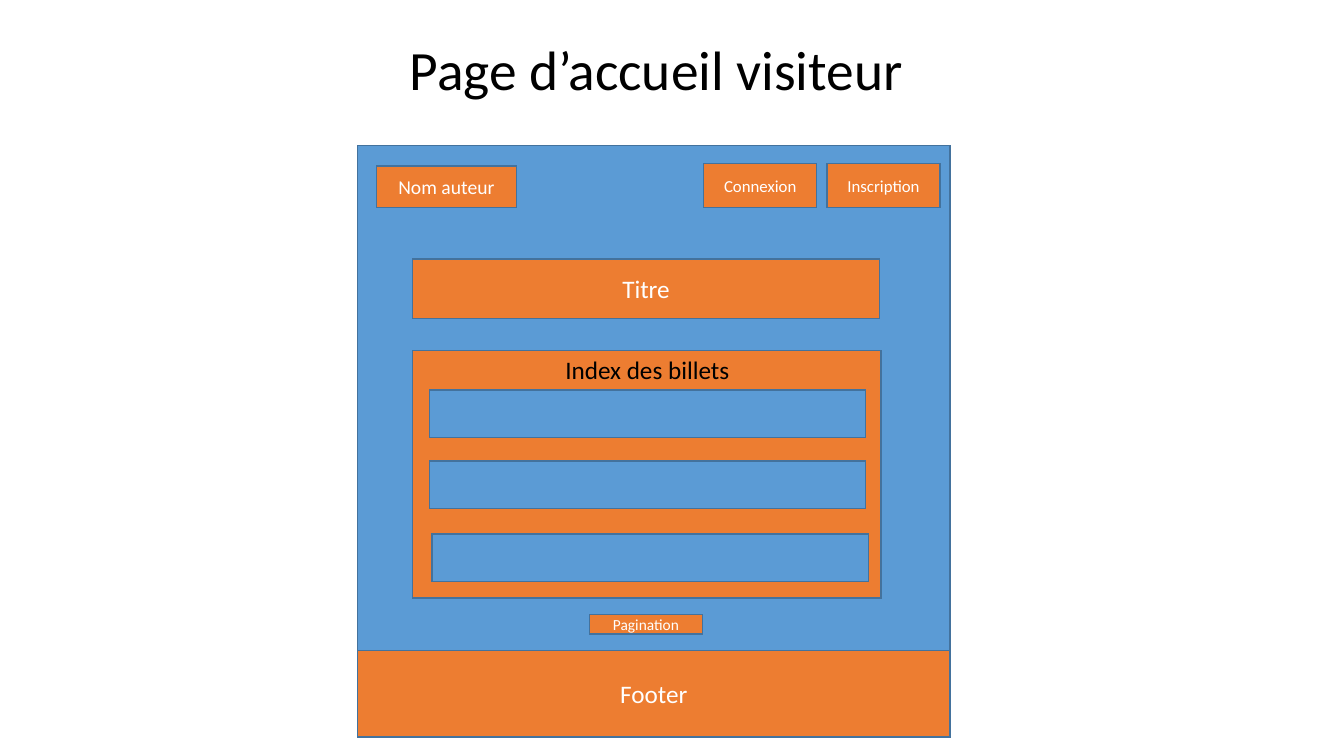
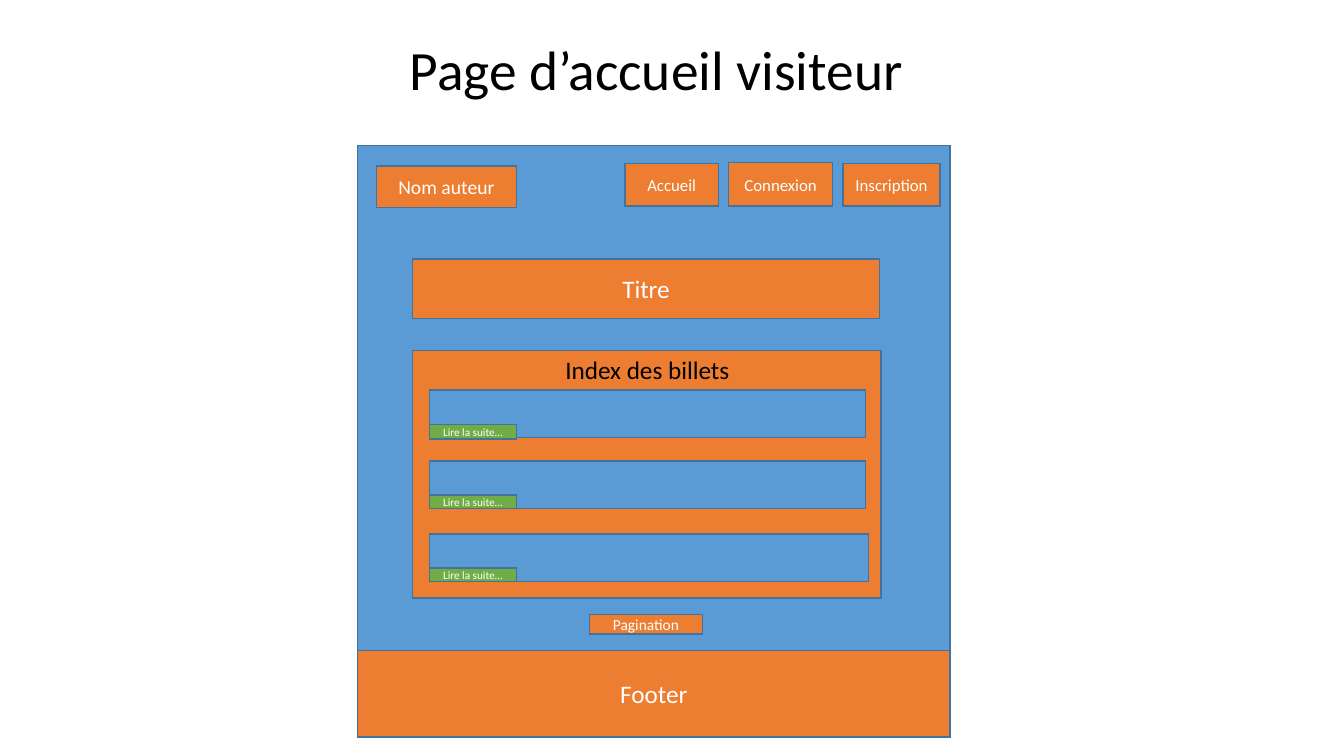
Before and after one commit to Vanda89/Blog_jean_forteroche, a slide deck: slide 2 of docs/Schéma-blog.pptx. Drawn at 1344x756 pixels with LibreOffice and Linux fonts; fonts in the diff are those of the drawing. Boxes give left, top, right and bottom in pixels: in the first picture for what was removed or moved away, otherwise in the second. Text is boxed around its words. In the diff, an @@ line names an element or a change of style, - is before the commit and + after.

```diff
--- a/docs/Schéma-blog.pptx
+++ b/docs/Schéma-blog.pptx
@@ rectangle added at box(625, 163, 719, 206), fill #ED7D31, outline #43739E 1 pt, 12 pt, text #FFFFFF @@
+Accueil
@@ rectangle "Connexion": place and size @@
-rectangle "Connexion" at box(704, 163, 817, 208)
+rectangle "Connexion" at box(729, 162, 834, 206)
@@ rectangle "Inscription": place and size @@
-rectangle "Inscription" at box(827, 163, 940, 208)
+rectangle "Inscription" at box(843, 163, 940, 206)
@@ rectangle added at box(430, 424, 516, 440), fill #70AD47, outline #43739E 1 pt, 8 pt, text #FFFFFF @@
+Lire la suite…
@@ rectangle added at box(430, 495, 516, 509), fill #70AD47, outline #43739E 1 pt, 8 pt, text #FFFFFF @@
+Lire la suite…
@@ rectangle added at box(430, 568, 516, 582), fill #70AD47, outline #43739E 1 pt, 8 pt, text #FFFFFF @@
+Lire la suite…
```
Also in this commit, not shown: 8 other slides changed, 1 slide added, 12 other files.
